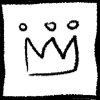
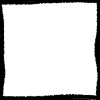
Layered file, before and after one edit (100 x 100). Changes by layer:
painted on "Paint Layer 1" over [10, 4, 85, 93]
